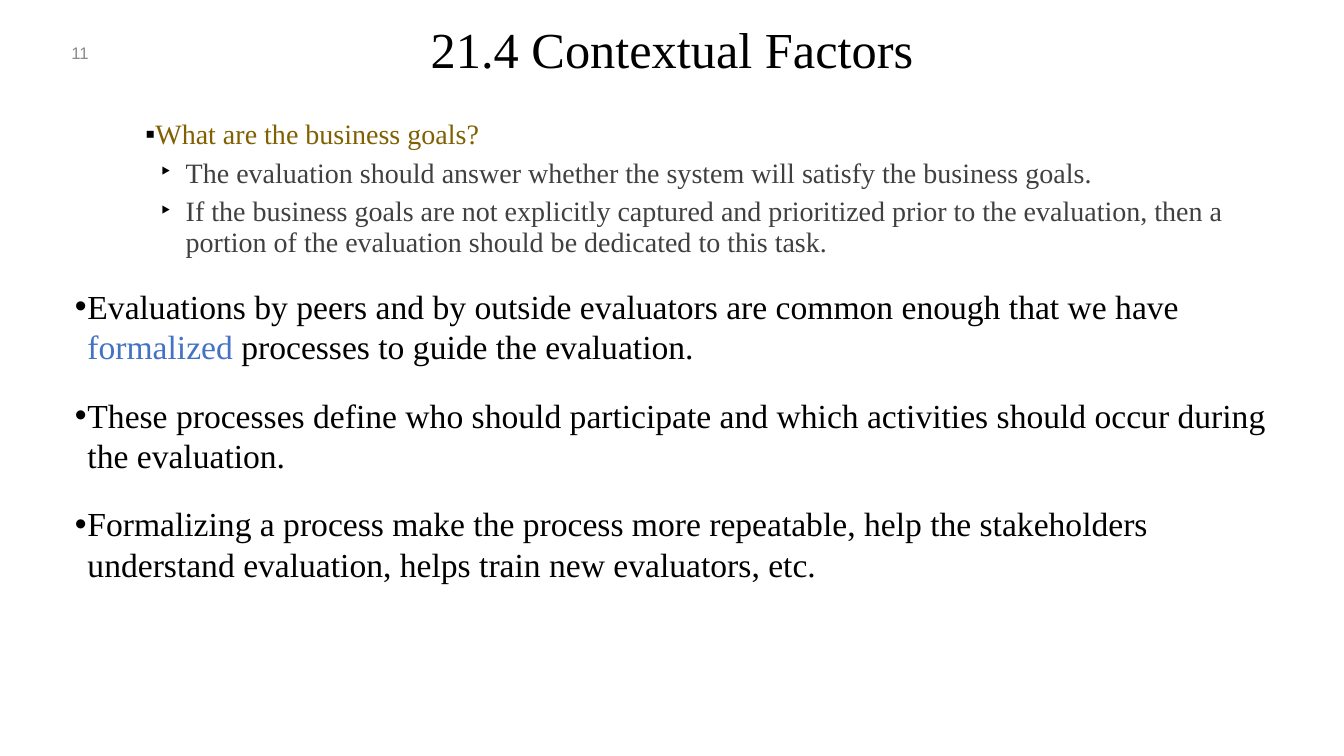
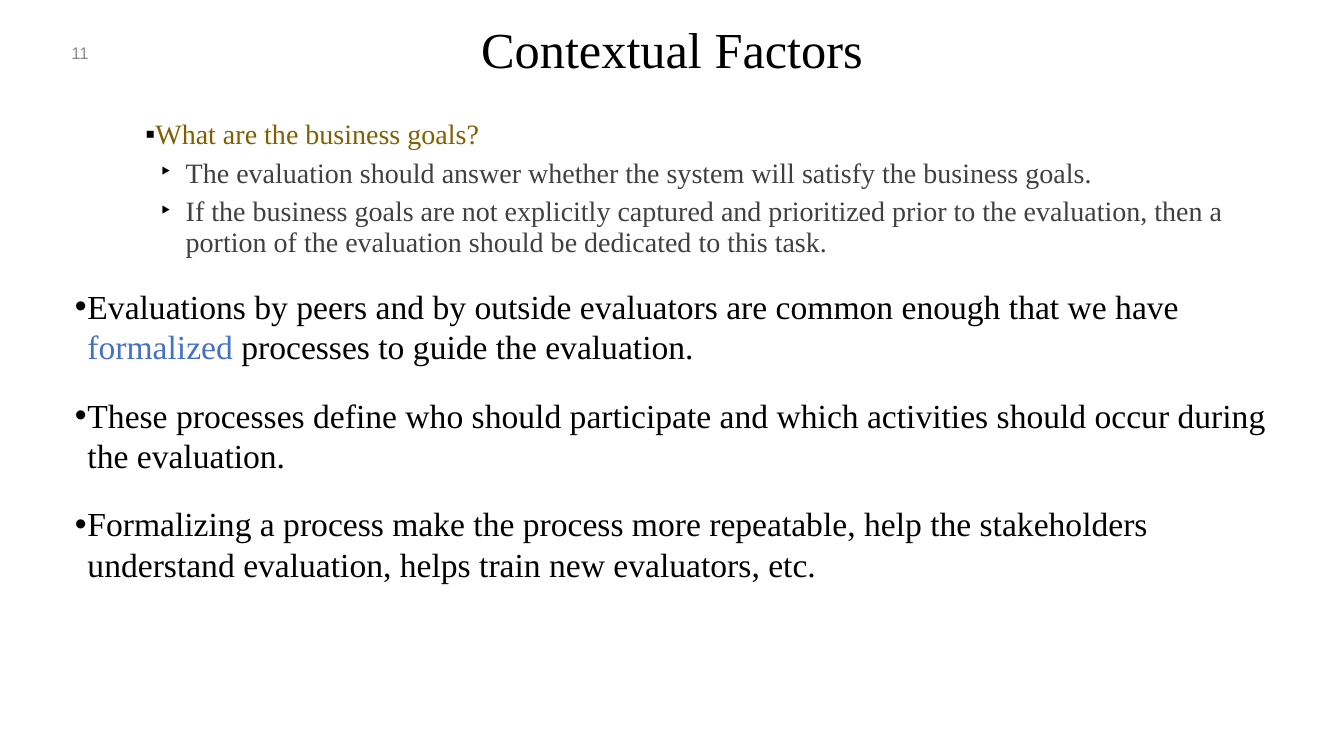
Before and after one commit to mohamad-khorsandi/slides-of-software-architecture-in-practice-4th-ed, a slide deck: slide 11 of chapter 21.pptx. Drawn at 1344x756 pixels with LibreOffice and Linux fonts; fonts in the diff are those of the drawing; background and template pictures are left out. Boxes give left, top, right and bottom in pixels: in the first picture for what was removed or moved away, otherwise in the second. Text is boxed around its words. In the diff, an @@ line names an element or a change of style, - is before the commit and + after.

```diff
--- a/chapter 21.pptx
+++ b/chapter 21.pptx
@@ title at (x1=481, y1=33, x2=863, y2=69): text changed @@
-21.4 Contextual Factors
+Contextual Factors
```
Also in this commit, not shown: 8 other slides changed, 12 other files.
